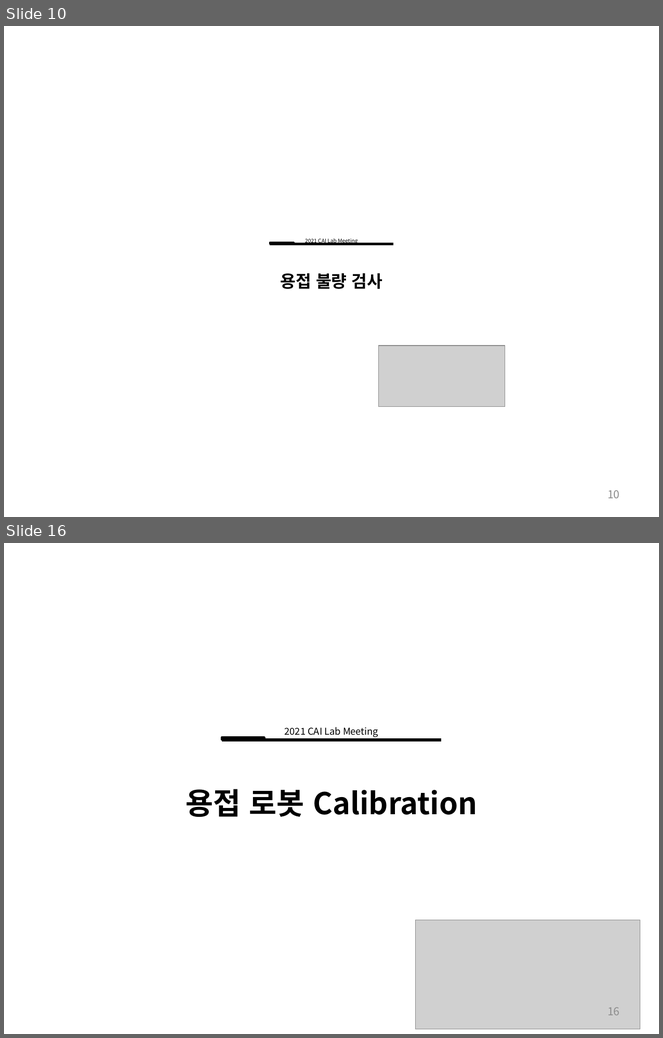
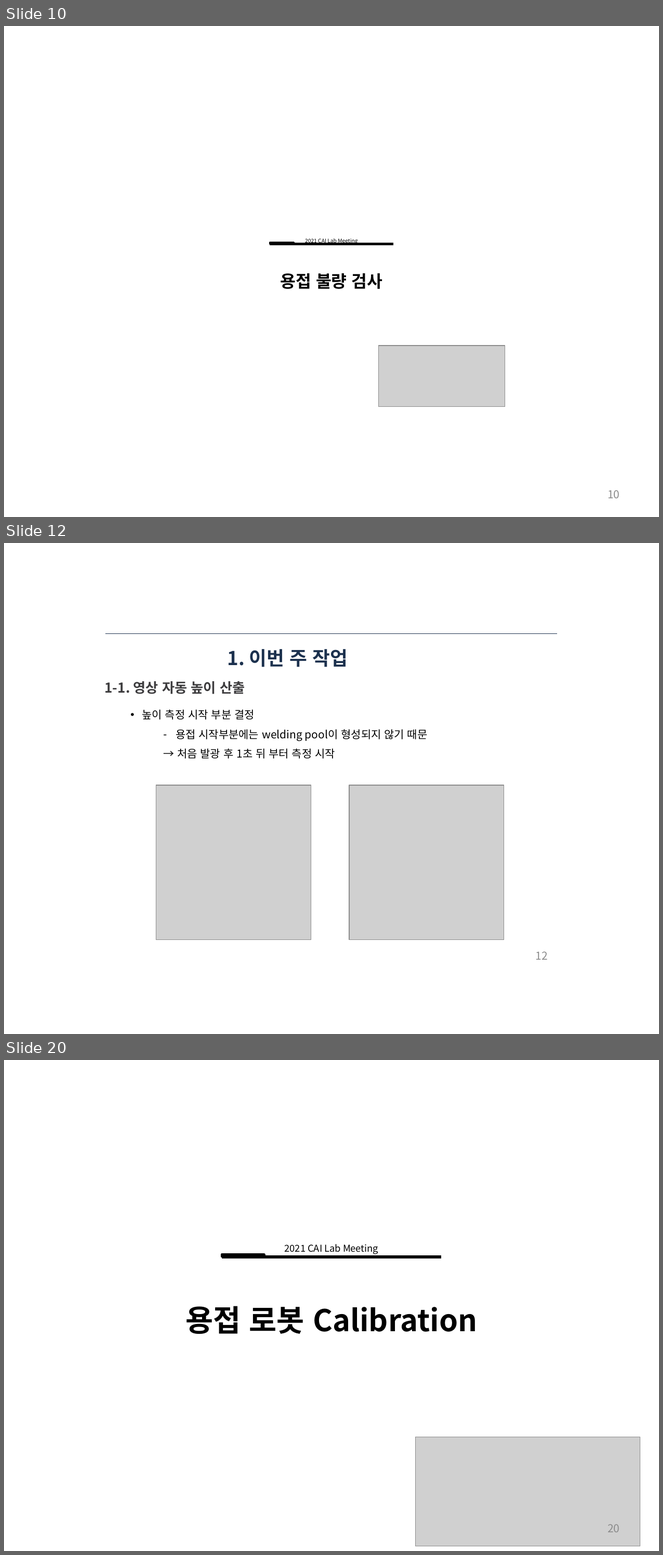
Before and after one commit to ssh6189/2022.03.12, a slide deck: 2022년 3월 12일 용접자동화로봇.pptx. Shown one above the other, each under a label of ours: slides 10 and 16 before the commit, slides 10, 12 and 20 after it; the slides between them are not shown. The pictures are 663x1038 and 663x1555 pixels, drawn with LibreOffice and Linux fonts; fonts in the diff are those of the drawing; grey boxes stand for pictures. Boxes give left, top, right and bottom in pixels: in the first picture for what was removed or moved away, otherwise in the second. Text is boxed around its words. In the diff, an @@ line names an element or a change of style, - is before the commit and + after.

```diff
--- a/2022년 3월 12일 용접자동화로봇.pptx
+++ b/2022년 3월 12일 용접자동화로봇.pptx
@@ slide 12 added at [4,543,659,1034], background #FFFFFF @@
@@ line added from (105, 634) to (557, 634), #1C314E 0.75 pt @@
@@ title added at [228,649,348,667], 21 pt, text #1C314E, bold @@
+1. 이번 주 작업
@@ text added at [104,681,245,694], 15 pt, text #3D3C3E, bold @@
+1-1. 영상 자동 높이 산출
@@ text added at [142,709,428,759], 12 pt, text #000000 @@
+• 높이 측정 시작 부분 결정
+  – 용접 시작부분에는 welding pool이 형성되지 않기 때문
+  → 처음 발광 후 1초 뒤 부터 측정 시작
@@ picture added at [156,785,311,940] @@
@@ picture added at [349,785,504,940] @@
@@ page number added at [536,952,548,960], 12 pt, text #8C8C8C @@
+12
@@ what was slide 16 is now slide 20 @@
@@ page number at [608,1524,620,1533]: text changed @@
-16
+20
```
Also in this commit, not shown: 2 slides changed, 6 other slides added, 3 slides removed.
